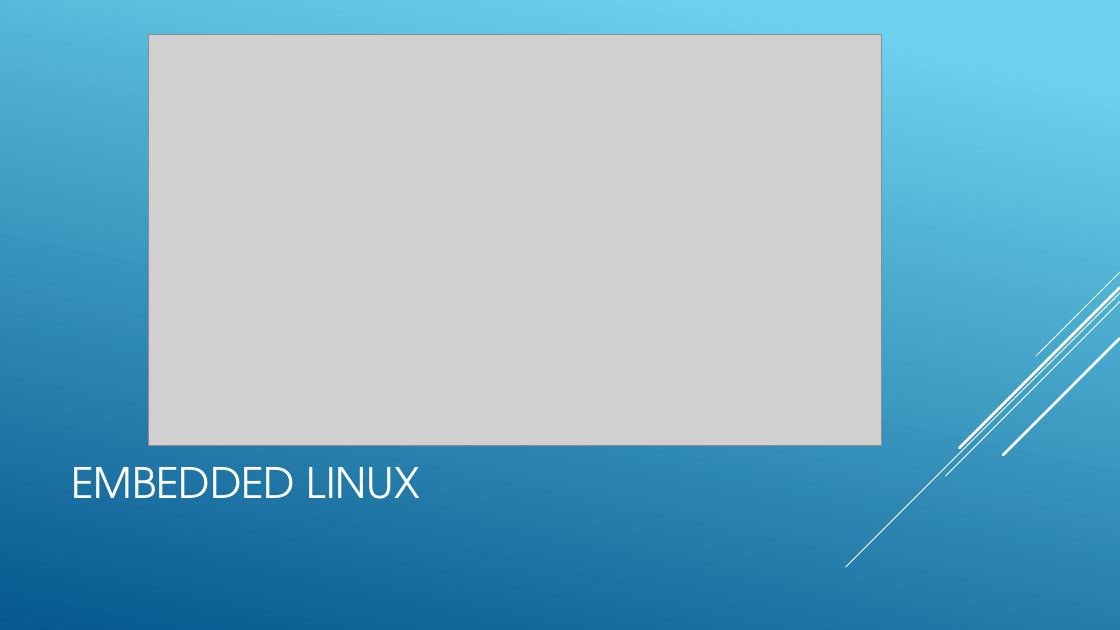
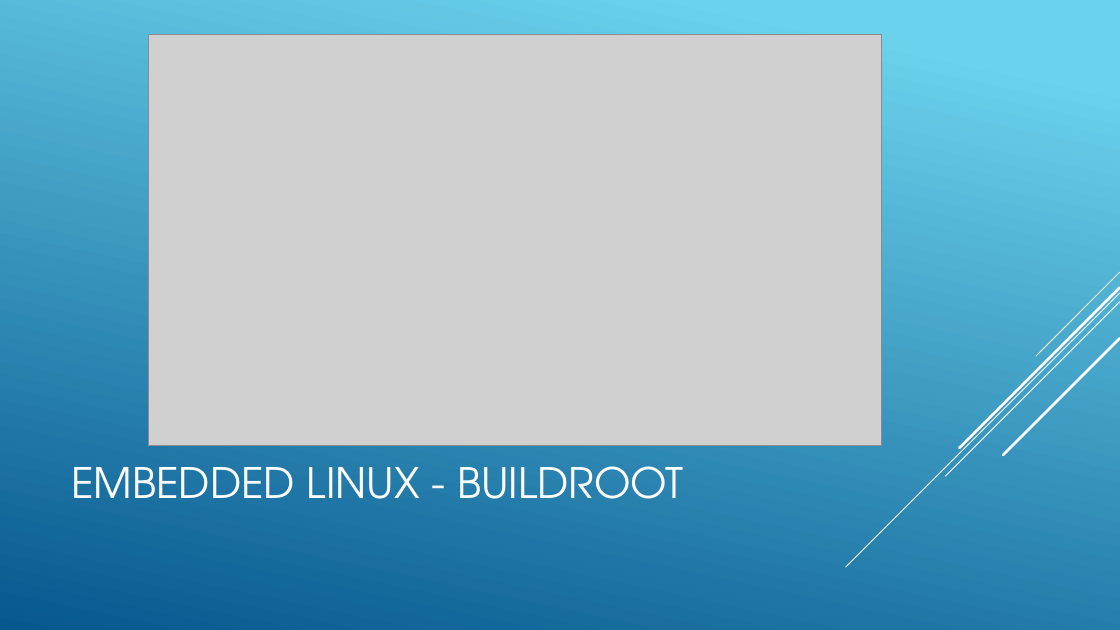
Before and after one commit to XCopter-HSU/XCopter, a slide deck: slide 2 of presentation/linux_wlan.pptx. Drawn at 1120x630 pixels with LibreOffice and Linux fonts; fonts in the diff are those of the drawing; grey boxes stand for pictures. Boxes give left, top, right and bottom in pixels: in the first picture for what was removed or moved away, otherwise in the second. Text is boxed around its words. In the diff, an @@ line names an element or a change of style, - is before the commit and + after.

```diff
--- a/presentation/linux_wlan.pptx
+++ b/presentation/linux_wlan.pptx
@@ title at (71,466,683,499): text changed @@
-EMBEDDED LINUX
+EMBEDDED LINUX - BUILDROOT
```
Also in this commit, not shown: 1 other slide changed.
